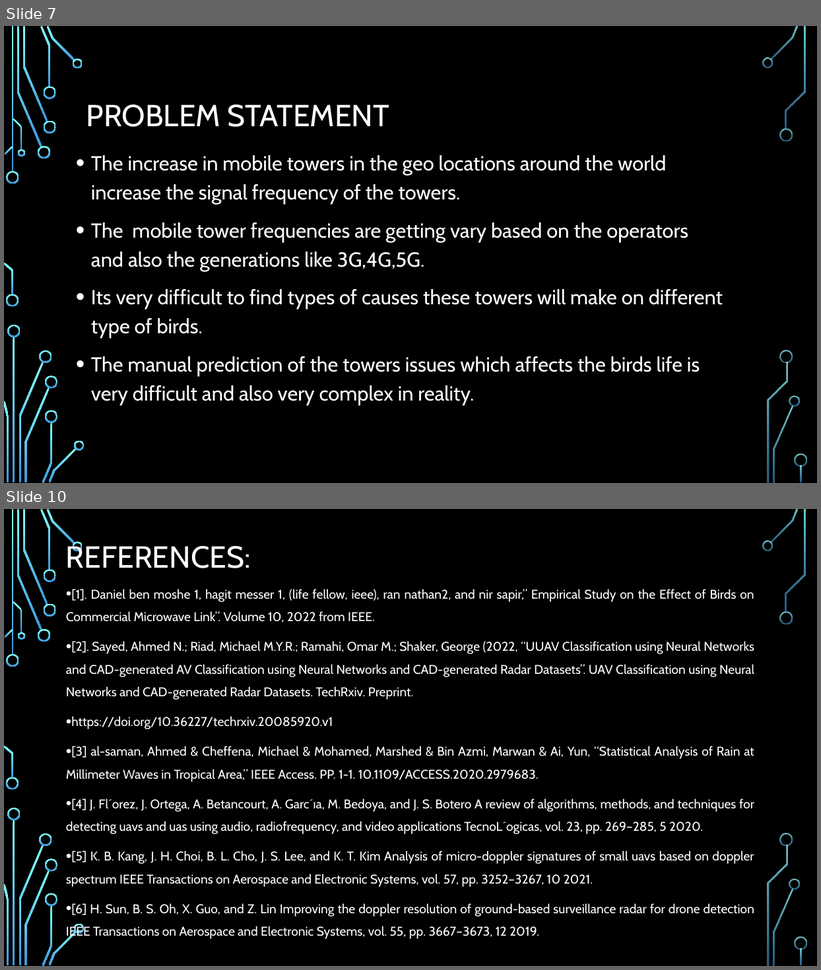
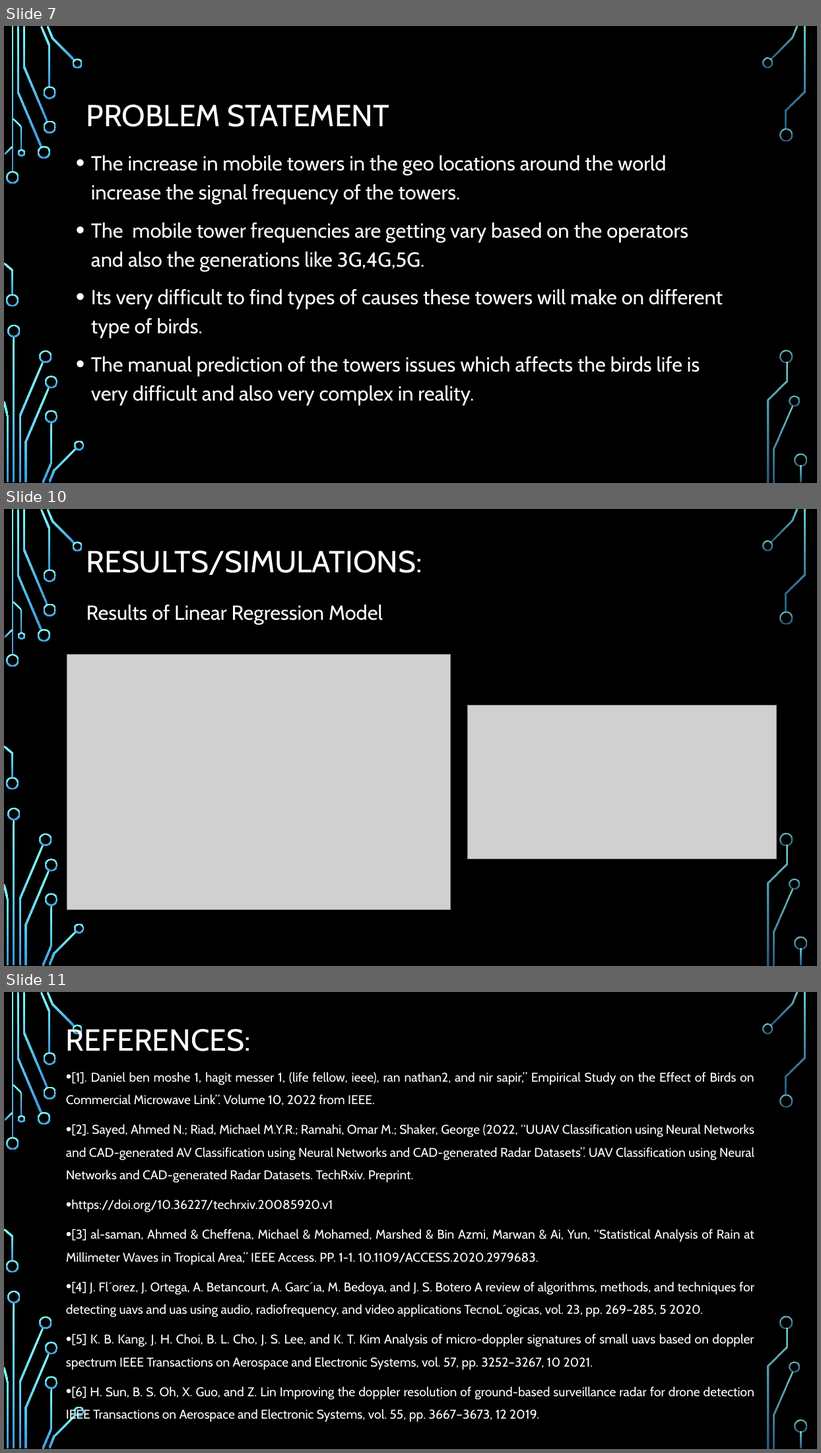
Before and after one commit to SharanyaAmudala/Impact-of-Mobile-Towers-on-Birds, a slide deck: Final PPT.pptx. Shown one above the other, each under a label of ours: slides 7 and 10 before the commit, slides 7, 10 and 11 after it; the slides between them are not shown. The pictures are 821x970 and 821x1453 pixels, drawn with LibreOffice and Linux fonts; fonts in the diff are those of the drawing; grey boxes stand for pictures; background and template pictures are left out. Boxes give left, top, right and bottom in pixels: in the first picture for what was removed or moved away, otherwise in the second. Text is boxed around its words. In the diff, an @@ line names an element or a change of style, - is before the commit and + after.

```diff
--- a/Final PPT.pptx
+++ b/Final PPT.pptx
@@ slide 10 added at <box>4,509,817,966</box>, background picture (left out); not listed: 36 template elements that a slide beside it also shows @@
@@ title added at <box>86,551,422,575</box>, 36 pt, text #FFFFFF @@
+RESULTS/SIMULATIONS:
@@ text added at <box>86,605,383,625</box>, 24 pt, text #FFFFFF @@
+Results of Linear Regression Model
@@ picture added at <box>67,655,451,910</box> @@
@@ picture added at <box>468,706,777,859</box> @@
@@ what was slide 10 is now slide 11 @@
```
Also in this commit, not shown: 4 slides changed, 1 other slide added.
